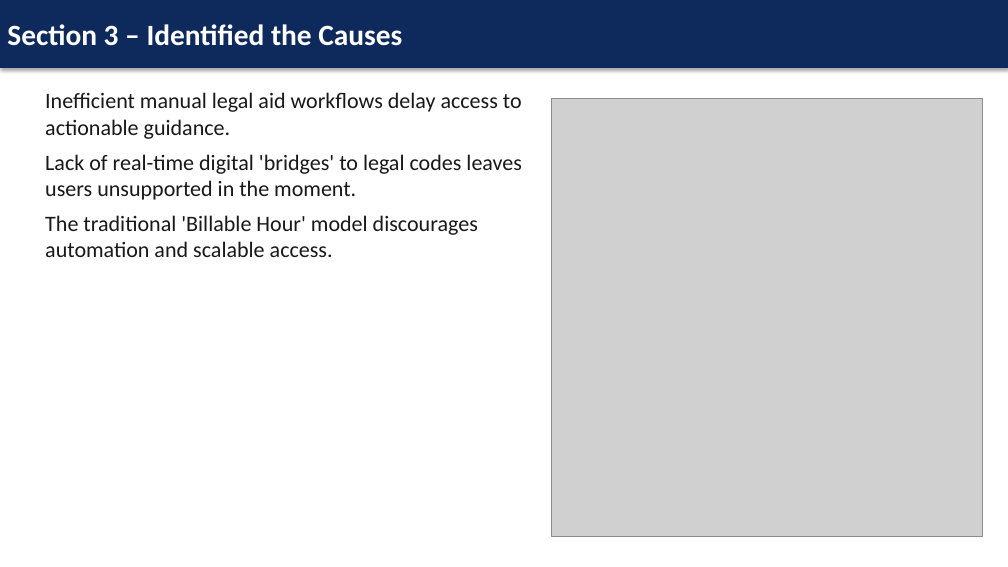
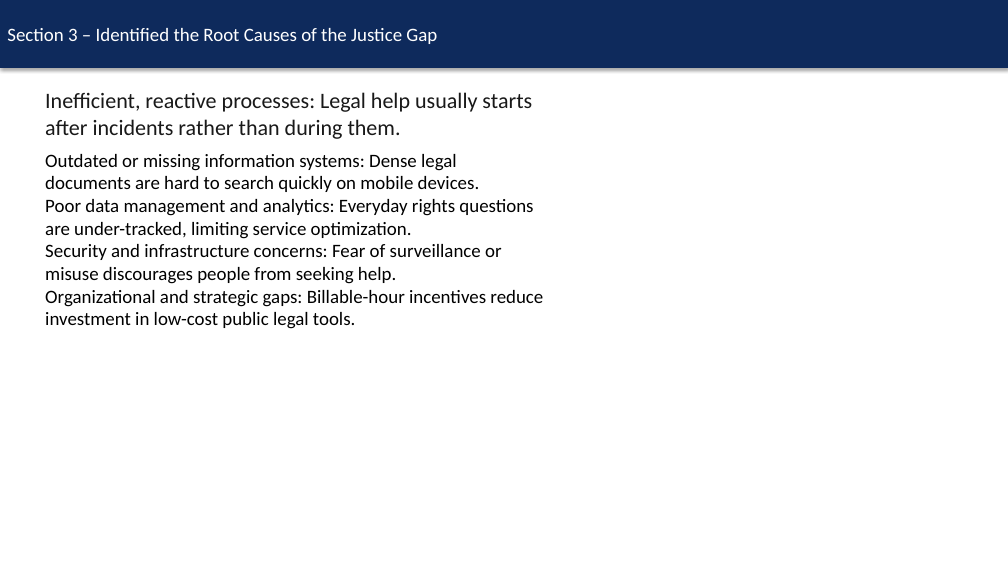
Before and after one commit to Ronykipkemboi/ai-legal-rights-assistant, a slide deck: slide 3 of Presentation.pptx. Drawn at 1008x567 pixels with LibreOffice and Linux fonts; fonts in the diff are those of the drawing; grey boxes stand for pictures. Boxes give left, top, right and bottom in pixels: in the first picture for what was removed or moved away, otherwise in the second. Text is boxed around its words. In the diff, an @@ line names an element or a change of style, - is before the commit and + after.

```diff
--- a/Presentation.pptx
+++ b/Presentation.pptx
@@ text in rectangle at [7, 28, 437, 44]: text changed; size 28 to 18 pt; bold off @@
-Section 3 – Identified the Causes
+Section 3 – Identified the Root Causes of the Justice Gap
@@ text at [45, 92, 543, 329]: text changed; size 21 to 18 pt; text colour #191919 to #000000 @@
-Inefficient manual legal aid workflows delay access to actionable guidance.
-Lack of real-time digital 'bridges' to legal codes leaves users unsupported in the moment.
-The traditional 'Billable Hour' model discourages automation and scalable access.
+Inefficient, reactive processes: Legal help usually starts after incidents rather than during them.
+Outdated or missing information systems: Dense legal documents are hard to search quickly on mobile devices.
+Poor data management and analytics: Everyday rights questions are under-tracked, limiting service optimization.
+Security and infrastructure concerns: Fear of surveillance or misuse discourages people from seeking help.
+Organizational and strategic gaps: Billable-hour incentives reduce investment in low-cost public legal tools.
@@ picture removed at [552, 98, 983, 537] @@
```
Also in this commit, not shown: 5 other slides changed, 1 slide added, 1 slide removed.
